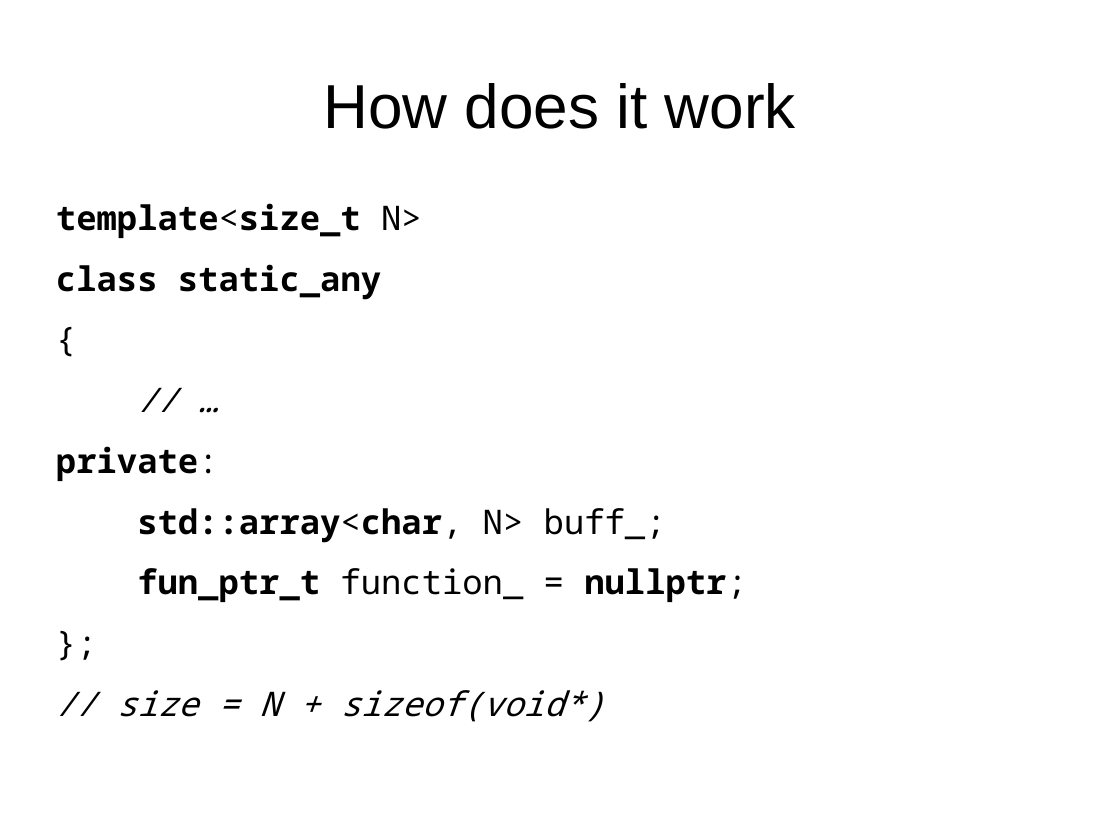
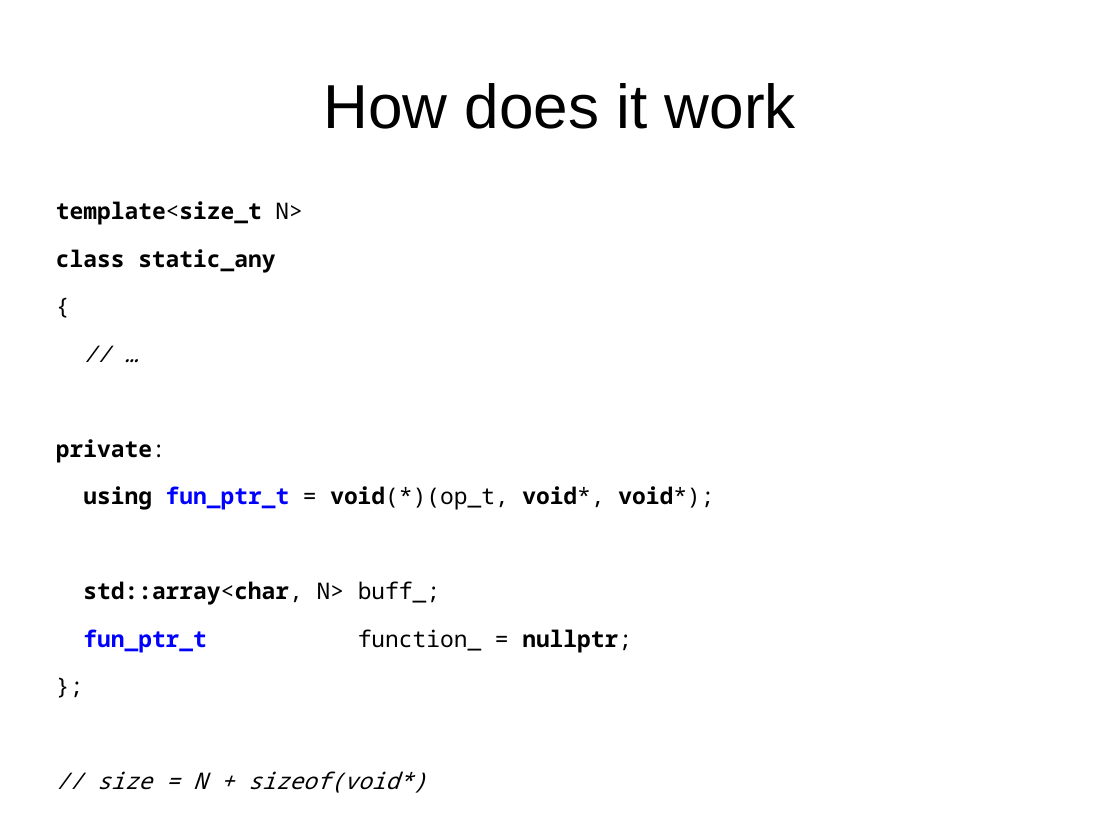
Before and after one commit to david-grs/static_any, a slide deck: slide 11 of static_any-lightning.odp. Drawn at 1120x840 pixels with LibreOffice and Linux fonts; fonts in the diff are those of the drawing. Boxes give left, top, right and bottom in pixels: in the first picture for what was removed or moved away, otherwise in the second. Text is boxed around its words. In the diff, an @@ line names an element or a change of style, - is before the commit and + after.

```diff
--- a/static_any-lightning.odp
+++ b/static_any-lightning.odp
@@ text at (56,201,632,793): size 24.1 to 16.2 pt in "template<size_t N>", "class static_any", "{", "// …" and 5 more places; text colour #000000 to #0000FF in "fun_ptr_t" @@
@@ text at (83,486,714,510): paragraph added @@
+using fun_ptr_t = void(*)(op_t, void*, void*);
```
Also in this commit, not shown: 8 slides added.
